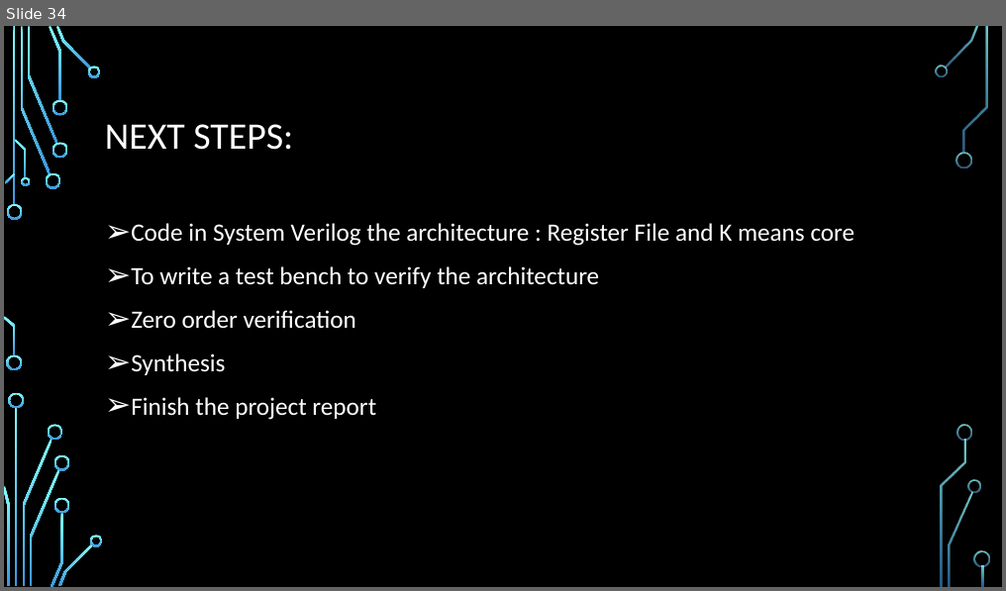
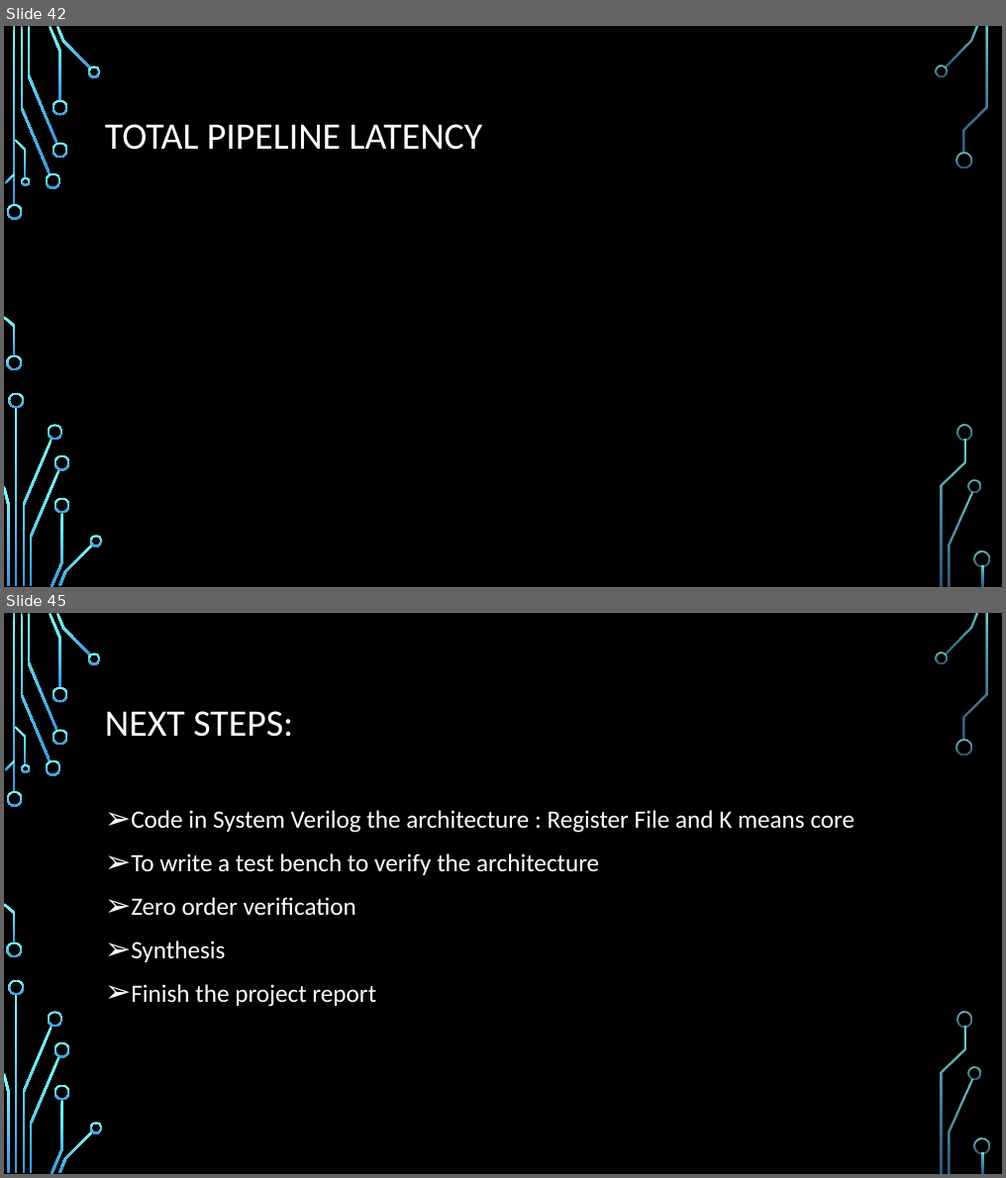
Before and after one commit to liotahuf/project_k_means, a slide deck: Midle presentation.pptx. Shown one above the other, each under a label of ours: slide 34 before the commit, slides 42 and 45 after it; the slides between them are not shown. The pictures are 1006x591 and 1006x1178 pixels, drawn with LibreOffice and Linux fonts; fonts in the diff are those of the drawing; grey boxes stand for pictures; background and template pictures are left out. Boxes give left, top, right and bottom in pixels: in the first picture for what was removed or moved away, otherwise in the second. Text is boxed around its words. In the diff, an @@ line names an element or a change of style, - is before the commit and + after.

```diff
--- a/Midle presentation.pptx
+++ b/Midle presentation.pptx
@@ slide 42 added at box(4, 26, 1002, 587), background picture (left out); not listed: 36 template elements that a slide beside it also shows @@
@@ title added at box(105, 124, 483, 150), 36 pt, text #FFFFFF @@
+TOTAL PIPELINE LATENCY
@@ what was slide 34 is now slide 45 @@
```
Also in this commit, not shown: 4 slides changed, 10 other slides added.
